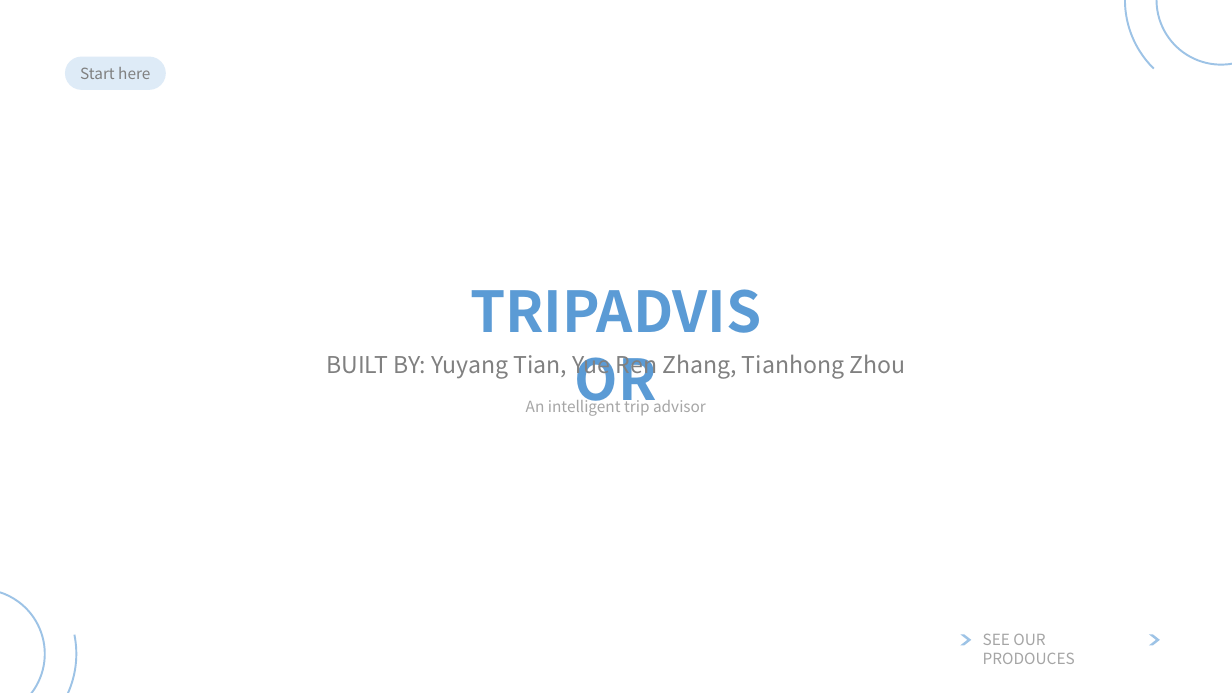
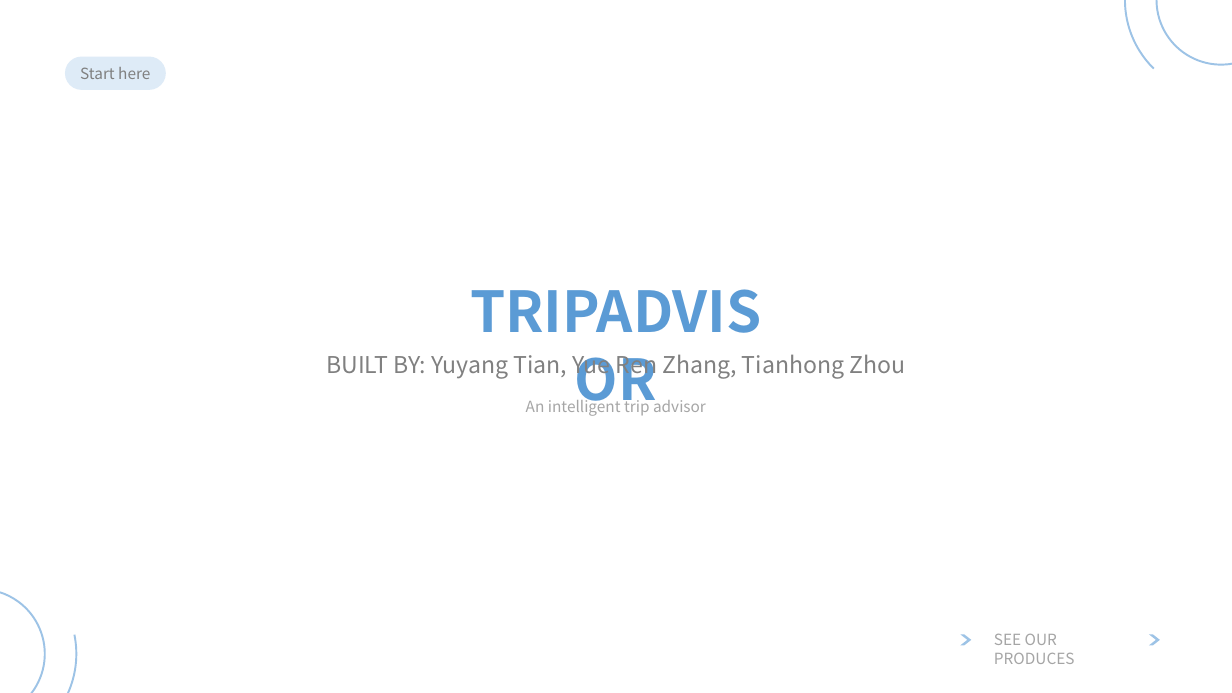
Before and after one commit to 1220780980/TiDB-Hack-Traveling-AI, a slide deck: slide 1 of Presentation.pptx. Drawn at 1232x693 pixels with LibreOffice and Linux fonts; fonts in the diff are those of the drawing. Boxes give left, top, right and bottom in pixels: in the first picture for what was removed or moved away, otherwise in the second. Text is boxed around its words. In the diff, an @@ line names an element or a change of style, - is before the commit and + after.

```diff
--- a/Presentation.pptx
+++ b/Presentation.pptx
@@ text at [994,634,1075,664]: text changed @@
-SEE OUR PRODOUCES
+SEE OUR PRODUCES
```
Also in this commit, not shown: 10 other slides changed, 7 other files.
